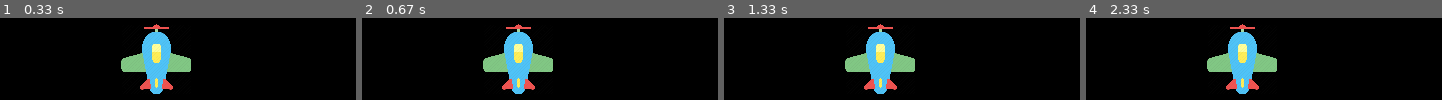
Above: before the commit, frames 1-4 (left to right).
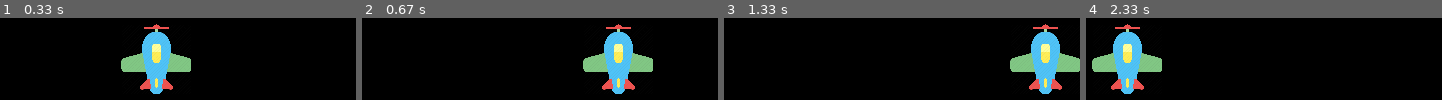
Above: after the commit, the same moments.

Repository: musekorea/Python-Pygame-PlaneShotting
Game: pygame game, started from index.py
The game is run twice, just before and just after one commit, with the same random seed, the same clock (stepped at 60 frames per second) and the same inputs.
Inputs:
- Up to frame 1 (0.33 s): no input
- Up to frame 2 (0.67 s): hold Right from 0.33 s (still down)
- Up to frame 3 (1.33 s): release Right at 0.8 s; hold Right 0.83-1.3 s
- Up to frame 4 (2.33 s): hold Left 1.33-1.87 s; hold Left 1.9-2.3 s

Frame 1 is identical in both runs. In frame 2, 16% of the frame differs, in the area x 33-82%, y 7-93%; in frame 3, 16%; in frame 4, 16%.

Commit message:
plane move

Diff:
--- a/index.py
+++ b/index.py
@@ -7,27 +7,26 @@
 screen = pygame.display.set_mode(size)
 title = "Plane Shooting"
 pygame.display.set_caption(title)
+
 # 3. 게임 내 필요한 설정
 clock = pygame.time.Clock()
 black = (0,0,0)
 white = (255,255,255)
 
 class Game_obj:
-  def __init(self):
+  def __init__(self):
     self.x = 0 #좌표
     self.y = 0
-
+    self.move = 0
   def put_img(self, path):
     if path[-3:]=="png":
       self.img = pygame.image.load(path).convert_alpha()
     else:
       self.img = pygame.image.load(path)
     self.size_x, self.size_y = self.img.get_size()
-
   def change_size(self, new_size_x, new_size_y):
     self.img = pygame.transform.scale(self.img, (new_size_x,new_size_y))
     self.size_x, self.size_y = self.img.get_size()
-
   def show(self):
     screen.blit(self.img, (self.x, self.y))
 
@@ -36,6 +35,9 @@
 plane.change_size(70,70)
 plane.x = round(size[0]/2-plane.size_x/2)
 plane.y = round(size[1]-plane.size_y-15)
+plane.move = 5
+move_right=False
+move_left=False
 
 
 # 4. 메인 이벤트
@@ -47,7 +49,27 @@
   for event in pygame.event.get():
     if event.type == pygame.QUIT:
       shut_down = 1
+    if event.type == pygame.KEYDOWN:
+      if event.key == pygame.K_RIGHT: #1073741903
+        move_right=True
+      elif event.key ==1073741904: #1073741904
+        move_left=True
+    if event.type == pygame.KEYUP:
+      if event.key == pygame.K_RIGHT:
+        move_right = False
+      elif event.key ==pygame.K_LEFT:
+        move_left = False
+
+
   # 4-3. 입력, 시간에 따른 변화
+  if move_right==True:
+    plane.x =plane.x+plane.move
+    if plane.x>size[0]-plane.size_x:
+      plane.x = size[0]-plane.size_x
+  elif move_left==True:
+    plane.x = plane.x-plane.move
+    if plane.x<0:
+      plane.x = 0
   # 4-4. 그리기
   screen.fill(black)
   plane.show()
